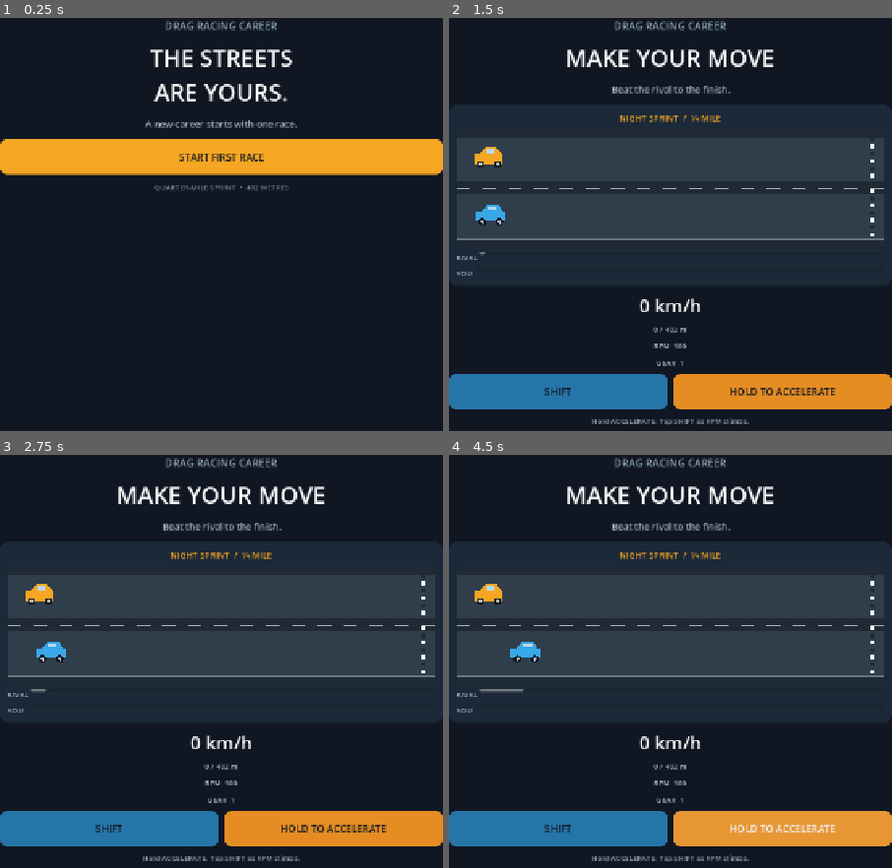
Above: before the commit, frames 1-4 (two rows, left to right).
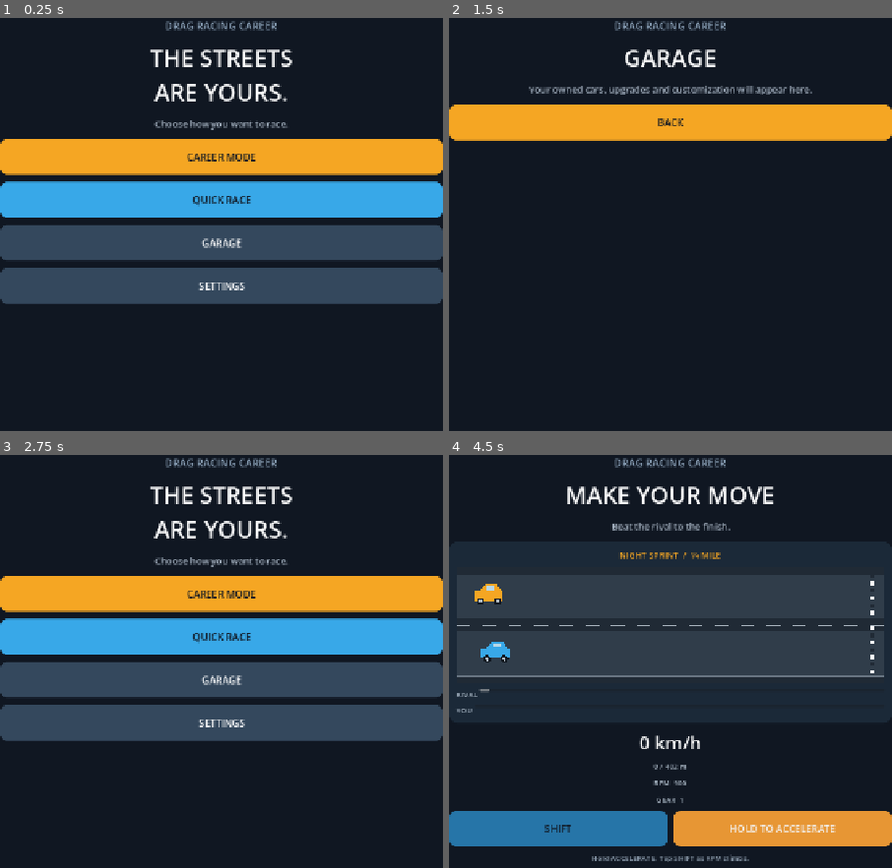
Above: after the commit, the same moments.

Repository: gleeshyyy/-Drag-Racing-Career
Game: Godot game, scene res://main.tscn
The game is run twice, just before and just after one commit, with the same random seed, the same clock (stepped at 60 frames per second) and the same inputs.
Inputs (mouse positions are in pixels of both pictures, inside the frame that each line leads up to):
- Up to frame 1 (0.25 s): no input
- Up to frame 2 (1.5 s): click (670, 158) at 0.5 s, where only the run after the commit has a clickable "CAREER MODE"; click (670, 249) at 1.25 s, where only the run after the commit has a clickable "OPEN GARAGE"
- Up to frame 3 (2.75 s): click (221, 558) at 2 s, where only the run after the commit has a clickable "BACK"
- Up to frame 4 (4.5 s): click (670, 636) at 2.75 s, where only the run after the commit has a clickable "QUICK RACE"; click "SHIFT" at 3.5 s; click "HOLD TO ACCELERATE" at 4.25 s

The runs differ from the first frame. In frame 1, 26% of the frame differs, in the area x 0-100%, y 24-70%; in frame 2, 40%; in frame 3, 46%, in the area x 0-100%, y 7-99%; in frame 4, 0.6%.

Commit message:
Add career menu and dashboard foundation

Diff:
--- a/main.gd
+++ b/main.gd
@@ -62,6 +62,7 @@
 var shift_button: Button
 var race_panel: VBoxContainer
 var menu_panel: VBoxContainer
+var section_panel: VBoxContainer
 var start_button: Button
 var track_visual: DragTrack
 
@@ -128,16 +129,25 @@
 	menu_panel = VBoxContainer.new()
 	menu_panel.add_theme_constant_override("separation", 12)
 	root.add_child(menu_panel)
-	start_button = _make_button("START FIRST RACE", Color("#f5a623"))
-	start_button.pressed.connect(_start_race)
-	menu_panel.add_child(start_button)
-	var note := Label.new()
-	note.text = "QUARTER-MILE SPRINT  •  402 METRES"
-	note.horizontal_alignment = HORIZONTAL_ALIGNMENT_CENTER
-	note.add_theme_font_size_override("font_size", 12)
-	note.add_theme_color_override("font_color", Color("#7f91a5"))
-	menu_panel.add_child(note)
-
+	var career_button := _make_button("CAREER MODE", Color("#f5a623"))
+	career_button.pressed.connect(_show_career_dashboard)
+	menu_panel.add_child(career_button)
+	var quick_button := _make_button("QUICK RACE", Color("#38a8e8"))
+	quick_button.pressed.connect(_start_race)
+	menu_panel.add_child(quick_button)
+	var garage_button := _make_button("GARAGE", Color("#34485d"))
+	garage_button.add_theme_color_override("font_color", Color.WHITE)
+	garage_button.pressed.connect(func(): _show_info_page("GARAGE", "Your car collection will live here. Buy, sell, upgrade and customize your cars."))
+	menu_panel.add_child(garage_button)
+	var settings_button := _make_button("SETTINGS", Color("#34485d"))
+	settings_button.add_theme_color_override("font_color", Color.WHITE)
+	settings_button.pressed.connect(func(): _show_info_page("SETTINGS", "Game settings will be added here."))
+	menu_panel.add_child(settings_button)
+
+	section_panel = VBoxContainer.new()
+	section_panel.add_theme_constant_override("separation", 10)
+	root.add_child(section_panel)
+	section_panel.hide()
 	race_panel = VBoxContainer.new()
 	race_panel.add_theme_constant_override("separation", 10)
 	root.add_child(race_panel)
@@ -213,11 +223,68 @@
 func _show_menu() -> void:
 	race_active = false
 	race_panel.hide()
+	section_panel.hide()
 	menu_panel.show()
 	title_label.text = "THE STREETS\nARE YOURS."
-	status_label.text = "A new career starts with one race."
+	status_label.text = "Choose how you want to race."
+
+func _show_career_dashboard() -> void:
+	menu_panel.hide()
+	race_panel.hide()
+	section_panel.show()
+	title_label.text = "CAREER DASHBOARD"
+	status_label.text = "Season 1  •  Your racing career starts here."
+	_clear_section()
+	_add_section_label("UPCOMING EVENT")
+	_add_section_label("Quarter-Mile Sprint  |  402 metres")
+	var event_button := _make_button("ENTER NEXT EVENT", Color("#f5a623"))
+	event_button.pressed.connect(_start_race)
+	section_panel.add_child(event_button)
+	_add_section_label("CAREER OVERVIEW")
+	_add_section_label("Wins: 0     Losses: 0")
+	_add_section_label("Cash: RWF 0     Reputation: Rookie")
+	var garage_button := _make_button("OPEN GARAGE", Color("#34485d"))
+	garage_button.add_theme_color_override("font_color", Color.WHITE)
+	garage_button.pressed.connect(func(): _show_info_page("GARAGE", "Your owned cars, upgrades and customization will appear here."))
+	section_panel.add_child(garage_button)
+	var rivals_button := _make_button("RIVALS", Color("#34485d"))
+	rivals_button.add_theme_color_override("font_color", Color.WHITE)
+	rivals_button.pressed.connect(func(): _show_info_page("RIVALS", "Named AI drivers will develop their own careers and become your rivals."))
+	section_panel.add_child(rivals_button)
+	var finances_button := _make_button("FINANCES", Color("#34485d"))
+	finances_button.add_theme_color_override("font_color", Color.WHITE)
+	finances_button.pressed.connect(func(): _show_info_page("FINANCES", "Prize money, expenses, sponsorships and contracts will be tracked here."))
+	section_panel.add_child(finances_button)
+	var back_button := _make_button("MAIN MENU", Color("#263545"))
+	back_button.add_theme_color_override("font_color", Color.WHITE)
+	back_button.pressed.connect(_show_menu)
+	section_panel.add_child(back_button)
+
+func _show_info_page(page_title: String, description: String) -> void:
+	menu_panel.hide()
+	race_panel.hide()
+	section_panel.show()
+	title_label.text = page_title
+	status_label.text = description
+	_clear_section()
+	var back_button := _make_button("BACK", Color("#f5a623"))
+	back_button.pressed.connect(_show_menu)
+	section_panel.add_child(back_button)
+
+func _clear_section() -> void:
+	for child in section_panel.get_children():
+		section_panel.remove_child(child)
+		child.queue_free()
+
+func _add_section_label(caption: String) -> void:
+	var label := _small_label(caption)
+	label.horizontal_alignment = HORIZONTAL_ALIGNMENT_CENTER
+	label.autowrap_mode = TextServer.AUTOWRAP_WORD_SMART
+	section_panel.add_child(label)
 
 func _start_race() -> void:
+	section_panel.hide()
+	menu_panel.hide()
 	race_active = true
 	race_finished = false
 	player_distance = 0.0
@@ -261,6 +328,7 @@
 	var won := player_distance >= TRACK_LENGTH and player_distance >= rival_distance
 	race_finished = true
 	menu_panel.show()
+	section_panel.hide()
 	race_panel.hide()
 	if won:
 		title_label.text = "RACE WON!"
